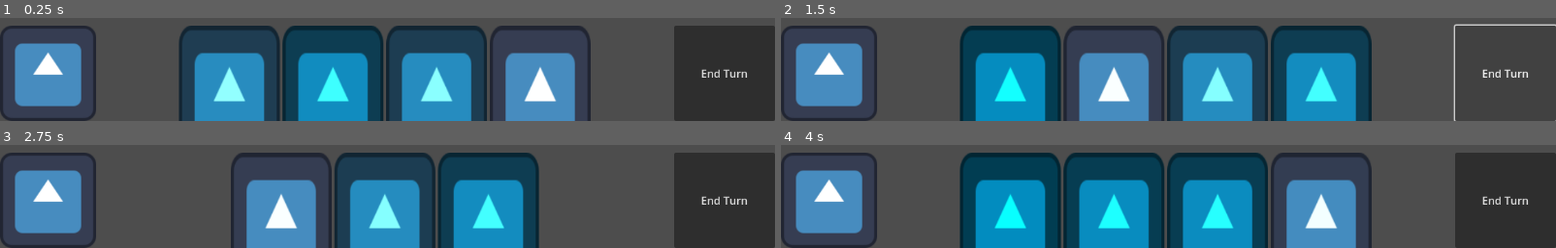
Above: before the commit, frames 1-4 (two rows, left to right).
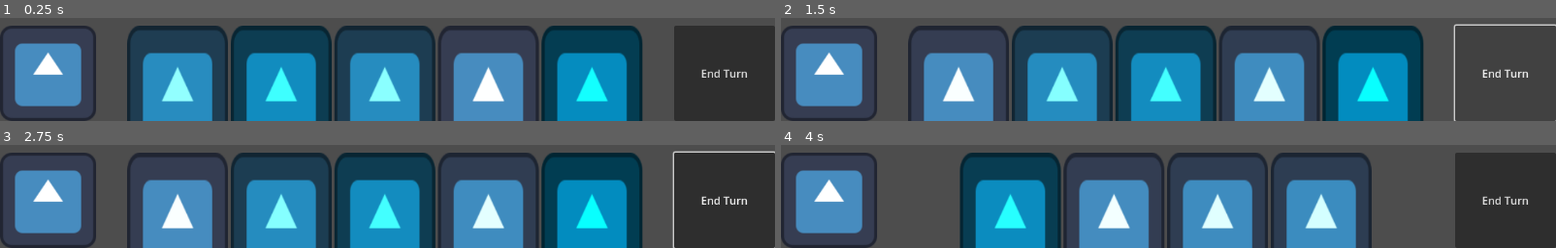
Above: after the commit, the same moments.

Repository: MichaelRRyan/GGJ-2025
Game: Godot game, scene res://Gameplay/gameplay.tscn
The game is run twice, just before and just after one commit, with the same random seed, the same clock (stepped at 60 frames per second) and the same inputs. The engine's default icon, where the game draws it, is replaced by a stand-in: a white triangle on a blue panel in a dark square.
Inputs (mouse positions are in pixels of both pictures, inside the frame that each line leads up to):
- Up to frame 1 (0.25 s): no input
- Up to frame 2 (1.5 s): click (1013, 99) at 0.52 s; click "End Turn" at 1.25 s
- Up to frame 3 (2.75 s): click (232, 226) at 2.02 s
- Up to frame 4 (4 s): click "End Turn" at 2.75 s; click (959, 226) at 3.52 s

The runs differ from the first frame. In frame 1, 44% of the frame differs, in the area x 16-83%, y 7-100%; in frame 2, 50%; in frame 3, 42%; in frame 4, 24%.

Commit message:
Removed unnecessary method

Diff:
--- a/Features/CardInterface/card_interface.gd
+++ b/Features/CardInterface/card_interface.gd
@@ -33,18 +33,6 @@
 
 
 #-------------------------------------------------------------------------------
-func draw_cards() -> void:
-	var no_cards_to_draw = 5 # We want this info to be coming from somewhere else later
-
-	for _i in no_cards_to_draw:
-		var card : Control = _s_InteractableCard.instantiate()
-		_n_hand.add_child(card)
-
-		card.connect("card_played", _on_card_played.bind(card))
-		card.modulate.r = randf_range(0, 1) # TEMP: Change card colour so we can tell when we draw new cards
-
-
-#-------------------------------------------------------------------------------
 func _end_turn() -> void:
 	_discard_all()
 	turn_ended.emit()
--- a/Features/Cards/CardManager.gd
+++ b/Features/Cards/CardManager.gd
@@ -24,6 +24,7 @@
 	damage_effect.target = spirit
 	var damage_card_spirit = create_card("DamageCard", "Deal damage to the player.", damage_effect)
 
+	_draw_deck.add_card(damage_card_spirit)
 	_draw_deck.add_card(damage_card_spirit)
 	_draw_deck.add_card(damage_card_spirit)
 	_draw_deck.add_card(damage_card_spirit)
